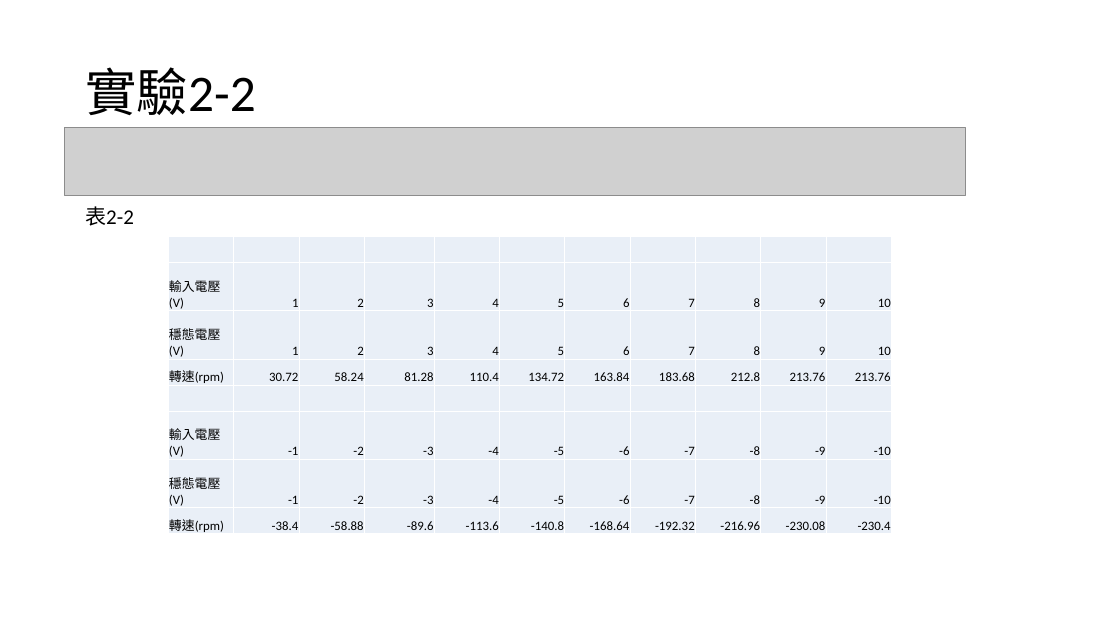
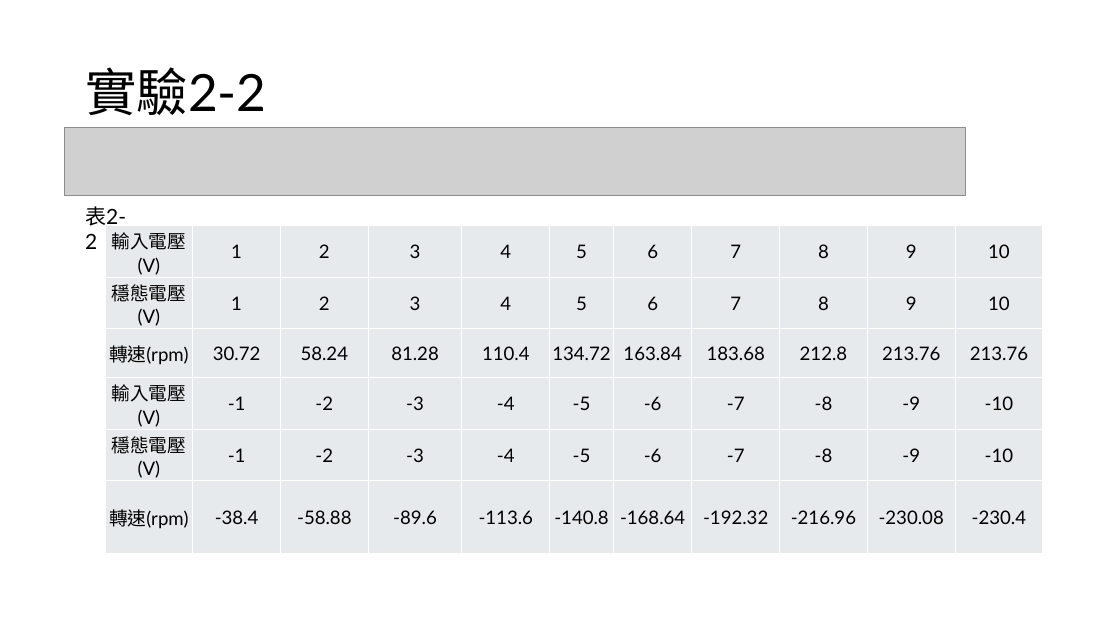
Before and after one commit to yeyi58095/control_lab, a slide deck: slide 9 of 實驗二/presentation/實驗二結報.pptx. Drawn at 1120x630 pixels with LibreOffice and Linux fonts; fonts in the diff are those of the drawing; grey boxes stand for pictures. Boxes give left, top, right and bottom in pixels: in the first picture for what was removed or moved away, otherwise in the second. Text is boxed around its words. In the diff, an @@ line names an element or a change of style, - is before the commit and + after.

```diff
--- a/實驗二/presentation/實驗二結報.pptx
+++ b/實驗二/presentation/實驗二結報.pptx
@@ title "實驗2-2" at bbox=[85, 67, 266, 115]: font Calibri to Lato @@
@@ text "表2-2" at bbox=[85, 206, 126, 249]: font Calibri to Lato @@
@@ table at bbox=[105, 225, 1040, 553] @@
-row 1:  |  |  |  |  |  |  |  |  |  | 
-row 5:  |  |  |  |  |  |  |  |  |  | 
@@ table: place and size @@
-table at bbox=[169, 237, 894, 536]
+table at bbox=[105, 225, 1040, 553]
```
Also in this commit, not shown: 10 other slides changed, 5 slides added, 6 slides removed, 1 other file.
